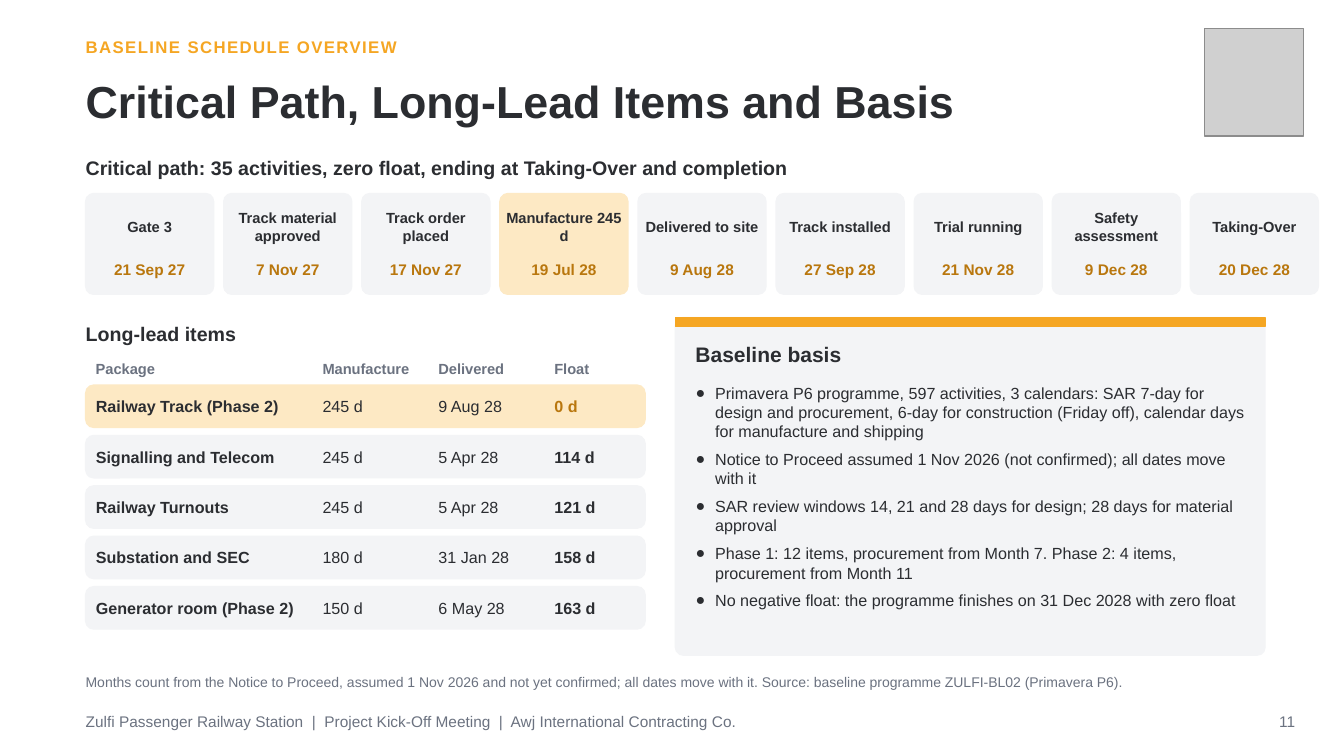
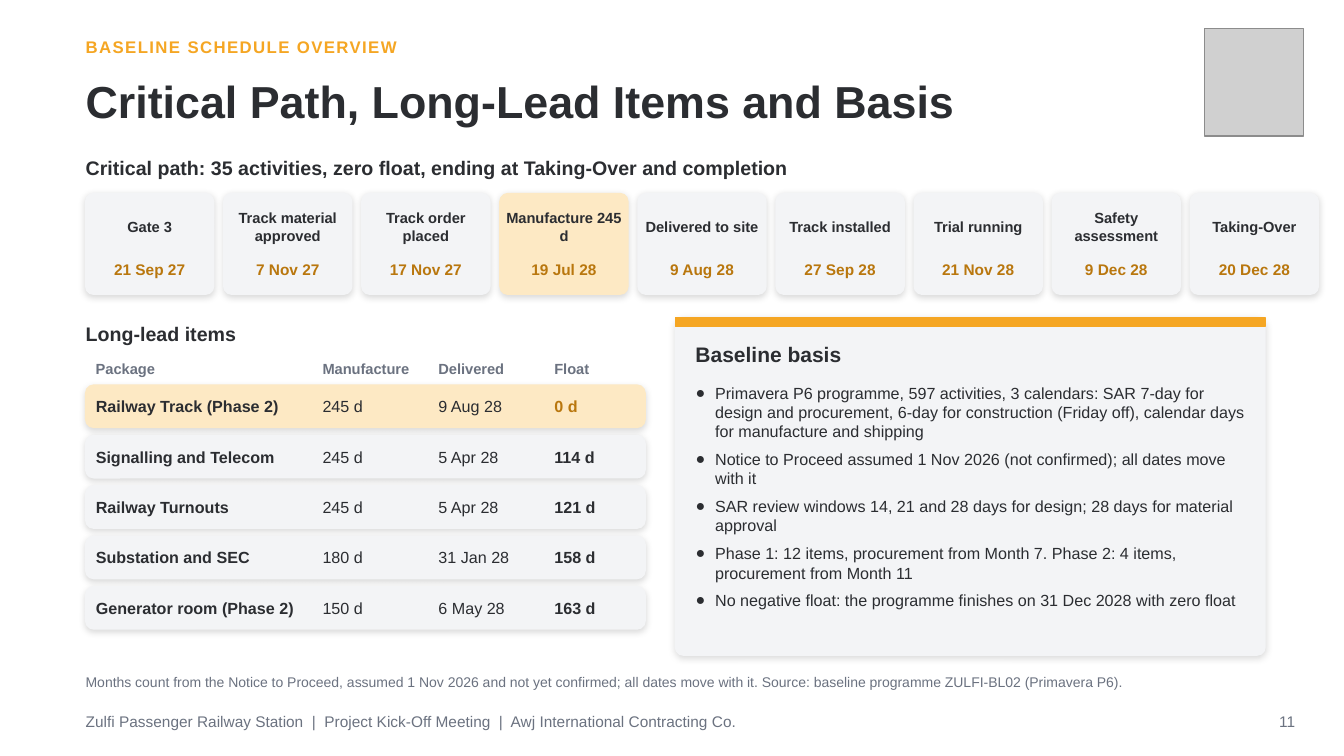
Before and after one commit to mostafaessam8-source/claude-fable-5-prompt, a slide deck: slide 4 of zulfi-project/deliverables/Zulfi_Kickoff_Baseline_Schedule_Slides.pptx. Drawn at 1344x756 pixels with LibreOffice and Linux fonts; fonts in the diff are those of the drawing; grey boxes stand for pictures. Boxes give left, top, right and bottom in pixels: in the first picture for what was removed or moved away, otherwise in the second. Text is boxed around its words. In the diff, an @@ line names an element or a change of style, - is before the commit and + after.

```diff
--- a/zulfi-project/deliverables/Zulfi_Kickoff_Baseline_Schedule_Slides.pptx
+++ b/zulfi-project/deliverables/Zulfi_Kickoff_Baseline_Schedule_Slides.pptx
@@ shadow on in 15 elements at <box>86,194,214,294</box>, <box>224,194,352,294</box>, <box>362,194,490,294</box>, <box>500,194,628,294</box>, <box>638,194,766,294</box>, <box>776,194,904,294</box>, <box>914,194,1043,294</box>, <box>1053,194,1181,294</box>, <box>1191,194,1319,294</box>, <box>86,385,645,427</box>, <box>86,436,645,478</box>, <box>86,486,645,528</box>, <box>86,536,645,579</box>, <box>86,587,645,629</box>, <box>676,318,1265,655</box> @@
```
Also in this commit, not shown: 3 other slides changed, 2 other files.
